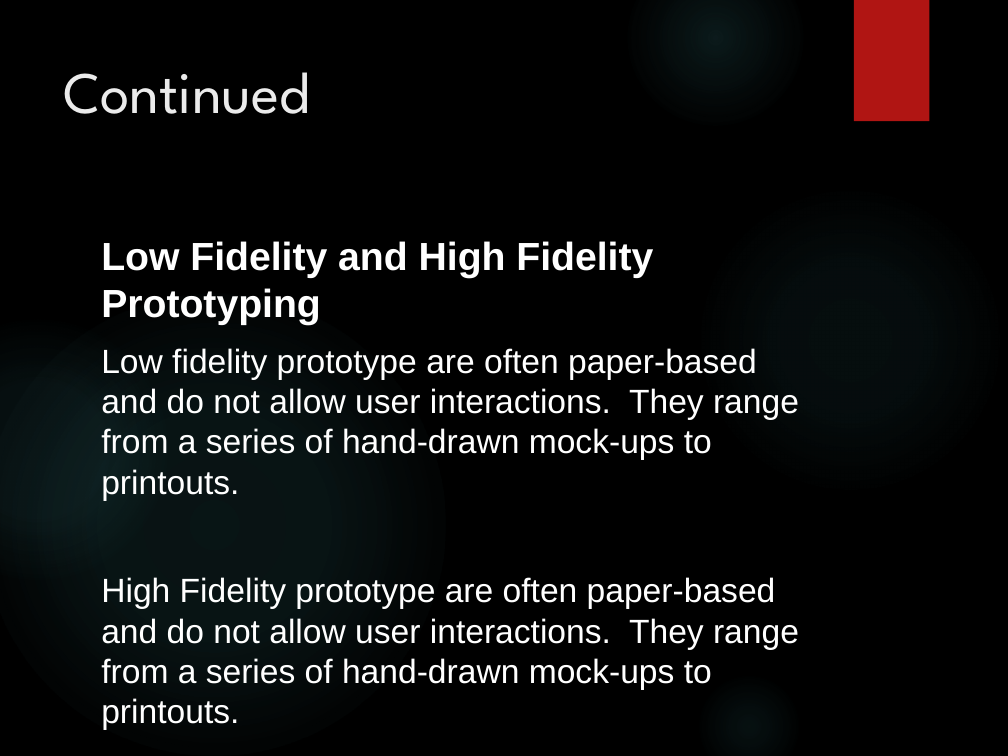
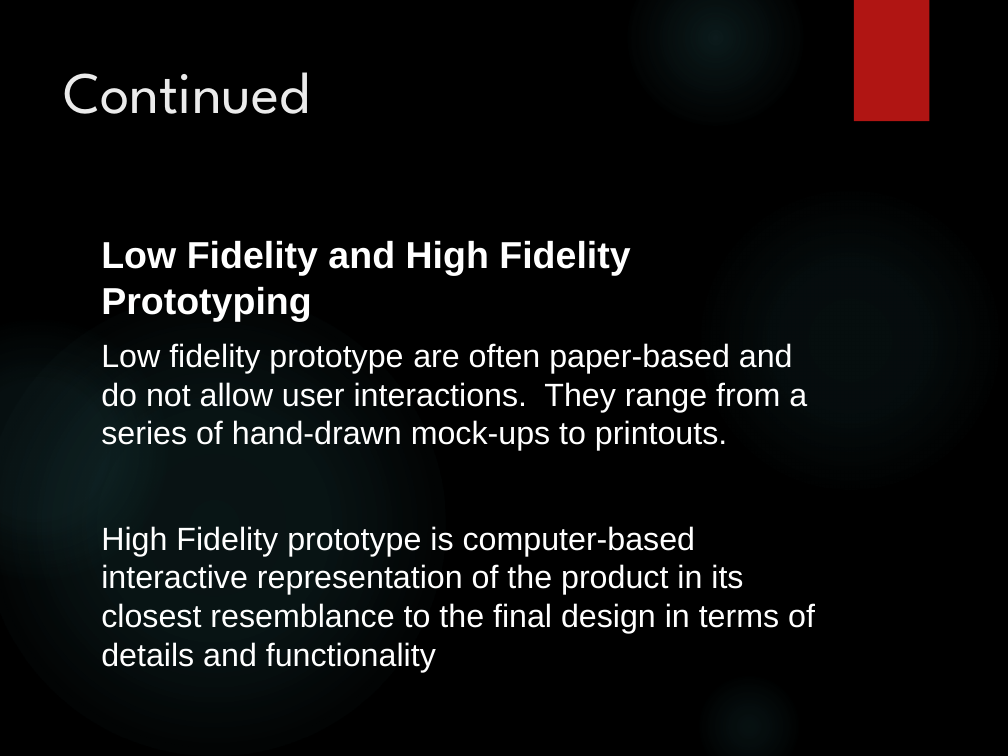
Before and after one commit to avtargill/School-Cegep, a slide deck: slide 3 of PPT_School_App.pptx. Drawn at 1008x756 pixels with LibreOffice and Linux fonts; fonts in the diff are those of the drawing; background and template pictures are left out. Boxes give left, top, right and bottom in pixels: in the first picture for what was removed or moved away, otherwise in the second. Text is boxed around its words. In the diff, an @@ line names an element or a change of style, - is before the commit and + after.

```diff
--- a/PPT_School_App.pptx
+++ b/PPT_School_App.pptx
@@ text at (101,240,807,451): size 28 to 26.8 pt in "Low Fidelity and High Fidelity Prototyping"; size 24 to 23 pt in "Low fidelity prototype are often paper-based and ..." @@
@@ text at (101,526,815,672): text changed; size 24 to 23 pt @@
-High Fidelity prototype are often paper-based and do not allow user interactions. They range from a series of hand-drawn mock-ups to printouts.
+High Fidelity prototype is computer-based interactive representation of the product in its closest resemblance to the final design in terms of details and functionality
```
Also in this commit, not shown: 8 other slides changed, 2 slides removed.
